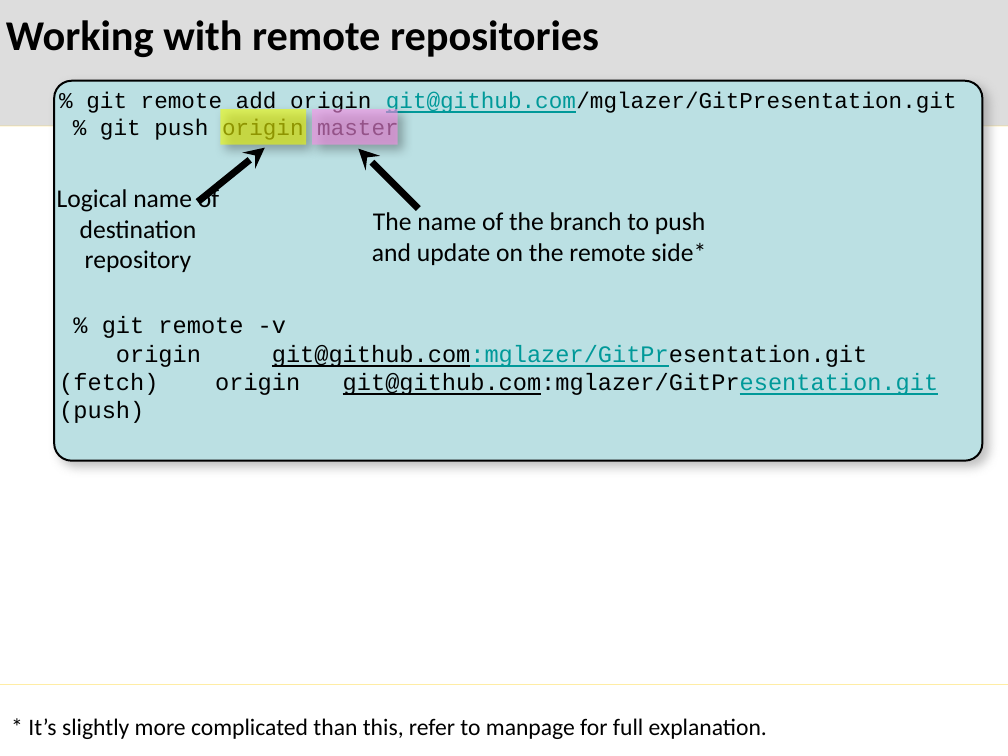
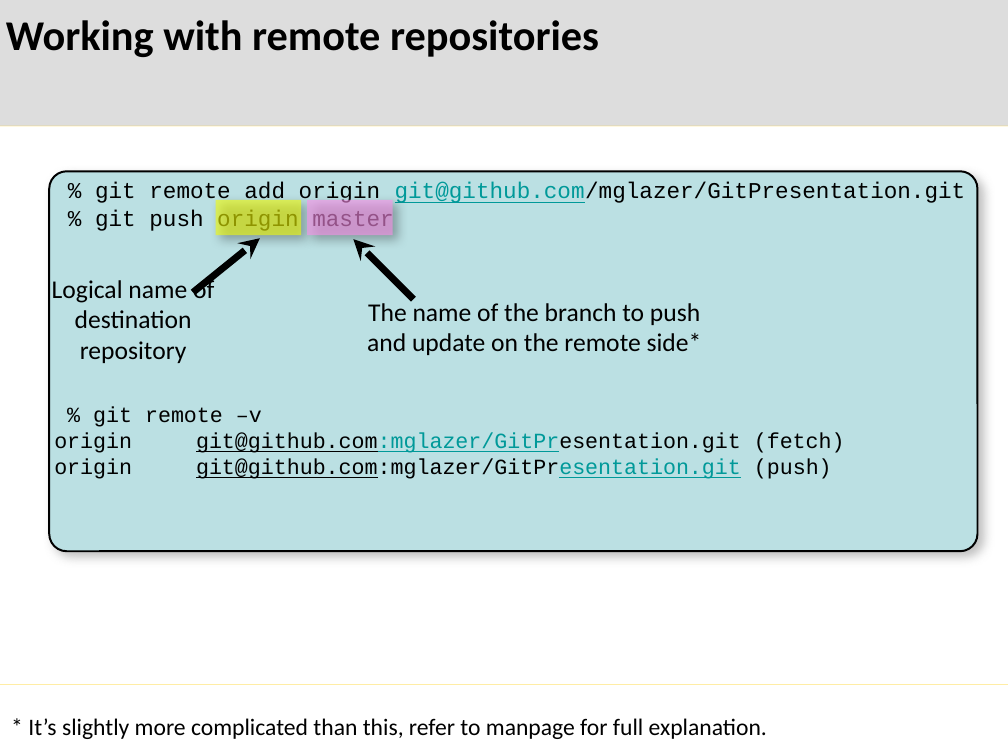
Before and after one commit to mglazer/GitPresentation, a slide deck: slide 11 of presentation.pptx. Drawn at 1008x756 pixels with LibreOffice and Linux fonts; fonts in the diff are those of the drawing; background and template pictures are left out. Boxes give left, top, right and bottom in pixels: in the first picture for what was removed or moved away, otherwise in the second. Text is boxed around its words. In the diff, an @@ line names an element or a change of style, - is before the commit and + after.

```diff
--- a/presentation.pptx
+++ b/presentation.pptx
@@ 2 texts, 2 rectangles, 2 arrows, 1 rounded rectangle: place and size @@
-2 texts, 2 rectangles, 2 arrows, 1 rounded rectangle at (54, 81, 982, 461)
+2 texts, 2 rectangles, 2 arrows, 1 rounded rectangle at (49, 172, 978, 551)
@@ text in rounded rectangle at (93, 406, 262, 427): text changed; size 24 to 22 pt @@
-% git remote -v
+% git remote –v
@@ text in rounded rectangle at (54, 432, 845, 479): size 24 to 22 pt in "origin git@github.com:mglazer/GitPresentation.git (fetch) or ..." @@
```
Also in this commit, not shown: 16 other slides changed, 12 slides added, 1 other file.
